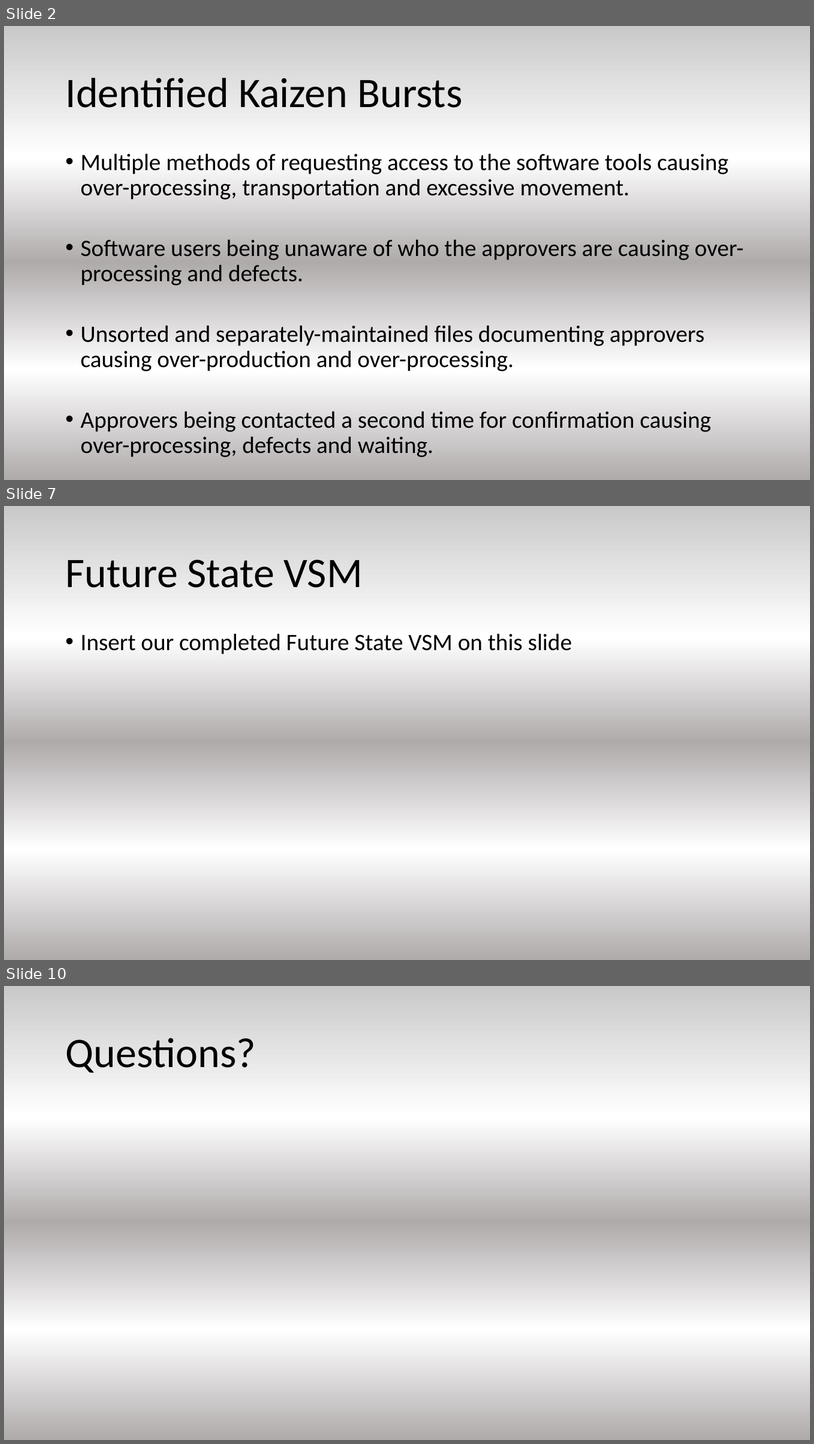
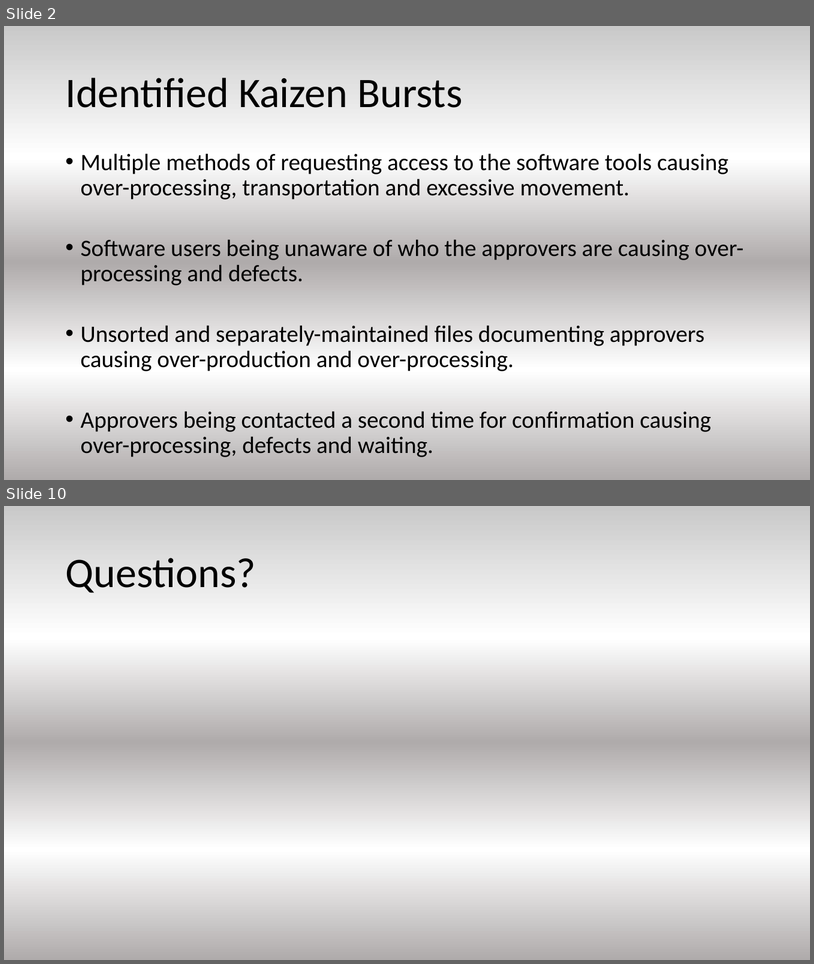
Before and after one commit to TristanHeisler/Team-Dancing-To-Zebras, a slide deck: Milestone 2/Milestone 2.pptx. Shown one above the other, each under a label of ours: slides 2, 7 and 10 before the commit, slides 2 and 10 after it; the slides between them are not shown. The pictures are 814x1444 and 814x964 pixels, drawn with LibreOffice and Linux fonts; fonts in the diff are those of the drawing. Boxes give left, top, right and bottom in pixels: in the first picture for what was removed or moved away, otherwise in the second. Text is boxed around its words. In the diff, an @@ line names an element or a change of style, - is before the commit and + after.

```diff
--- a/Milestone 2/Milestone 2.pptx
+++ b/Milestone 2/Milestone 2.pptx
@@ slide 7 removed at <box>4,506,810,960</box>, background gradient #C9C9C9 to #FFFFFF to #AFABAB @@
@@ title removed at <box>65,559,363,588</box> @@
-Future State VSM
@@ text removed at <box>81,633,572,654</box> @@
-• Insert our completed Future State VSM on this slide
```
Also in this commit, not shown: 2 slides changed, 5 slides added, 4 other slides removed, 1 other file.
